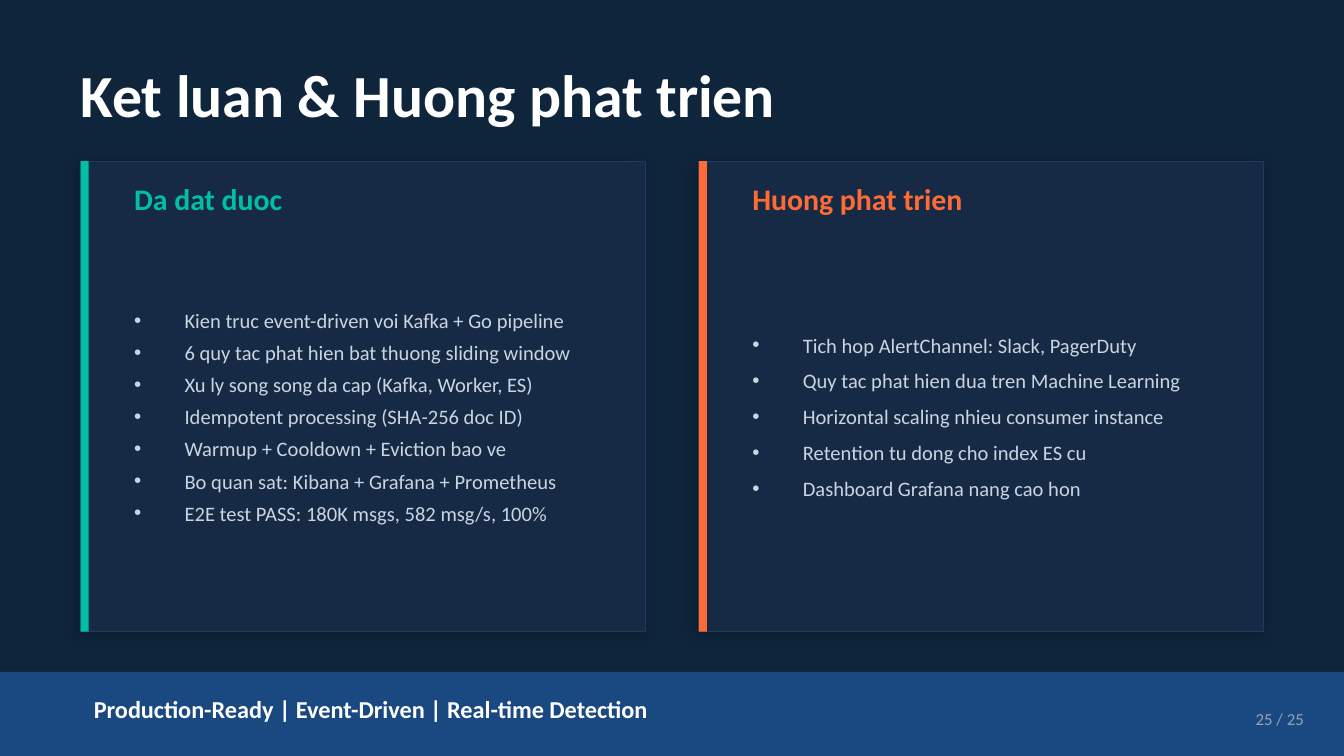
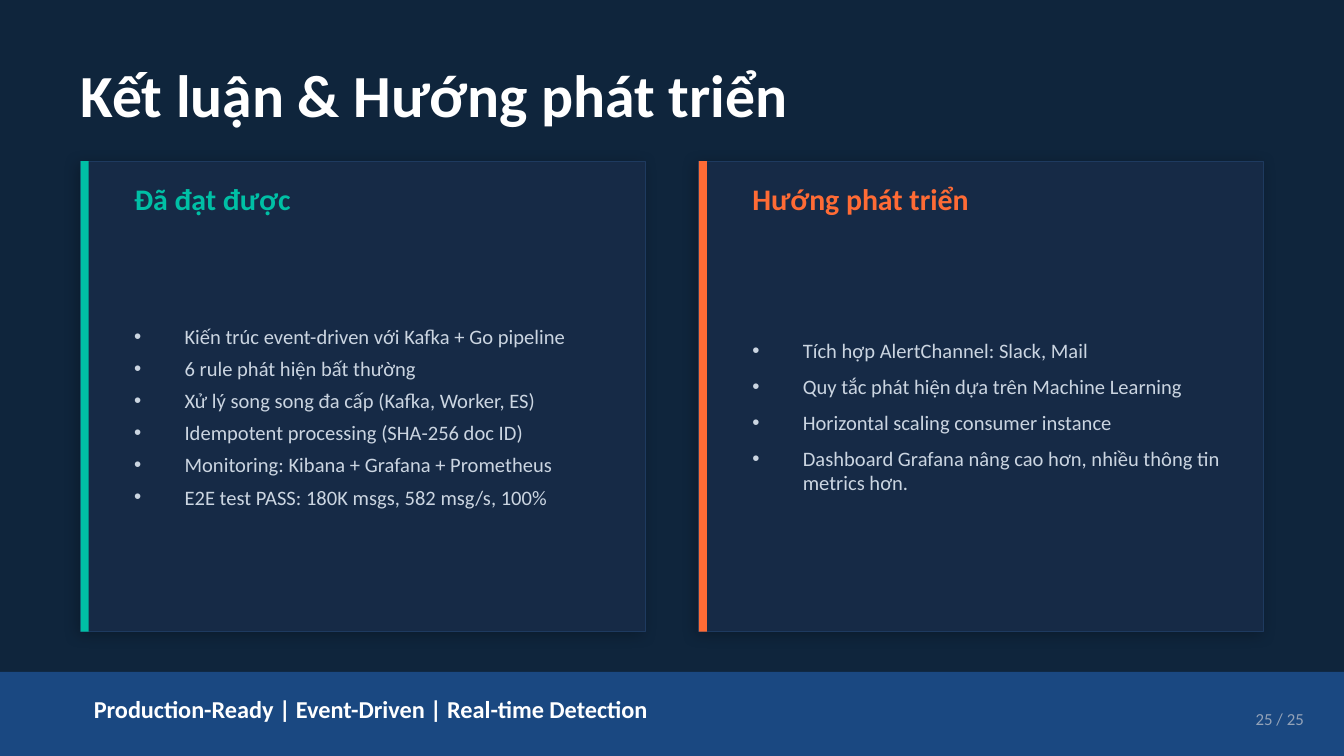
Before and after one commit to tienlamict/log-analytics-and-anomaly-detection, a slide deck: slide 20 of docs/presentation.pptx (slide 25 before the commit). Drawn at 1344x756 pixels with LibreOffice and Linux fonts; fonts in the diff are those of the drawing. Boxes give left, top, right and bottom in pixels: in the first picture for what was removed or moved away, otherwise in the second. Text is boxed around its words. In the diff, an @@ line names an element or a change of style, - is before the commit and + after.

```diff
--- a/docs/presentation.pptx
+++ b/docs/presentation.pptx
@@ text at <box>81,70,788,128</box>: text changed @@
-Ket luan & Huong phat trien
+Kết luận & Hướng phát triển
@@ text at <box>134,189,291,215</box>: text changed @@
-Da dat duoc
+Đã đạt được
@@ text at <box>752,186,968,215</box>: text changed @@
-Huong phat trien
+Hướng phát triển
@@ text at <box>185,328,565,412</box>: text changed @@
-• Kien truc event-driven voi Kafka + Go pipeline
-• 6 quy tac phat hien bat thuong sliding window
-• Xu ly song song da cap (Kafka, Worker, ES)
+• Kiến trúc event-driven với Kafka + Go pipeline
+• 6 rule phát hiện bất thường
+• Xử lý song song đa cấp (Kafka, Worker, ES)
@@ text at <box>803,343,1219,490</box>: text changed @@
-• Tich hop AlertChannel: Slack, PagerDuty
-• Quy tac phat hien dua tren Machine Learning
-• Horizontal scaling nhieu consumer instance
-• Retention tu dong cho index ES cu
-• Dashboard Grafana nang cao hon
+• Tích hợp AlertChannel: Slack, Mail
+• Quy tắc phát hiện dựa trên Machine Learning
+• Horizontal scaling consumer instance
+• Dashboard Grafana nâng cao hơn, nhiều thông tin metrics hơn.
@@ text at <box>185,457,552,476</box>: text changed @@
-• Warmup + Cooldown + Eviction bao ve
-• Bo quan sat: Kibana + Grafana + Prometheus
+• Monitoring: Kibana + Grafana + Prometheus
```
Also in this commit, not shown: 16 other slides changed, 3 slides added, 8 slides removed.
